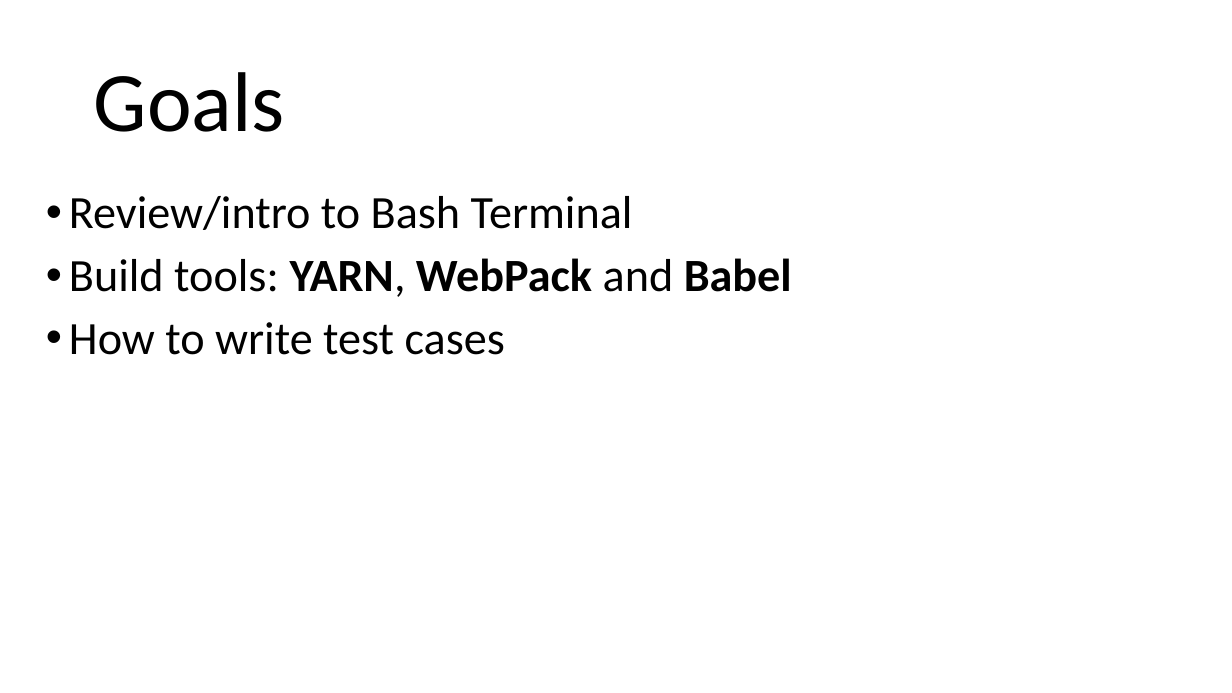
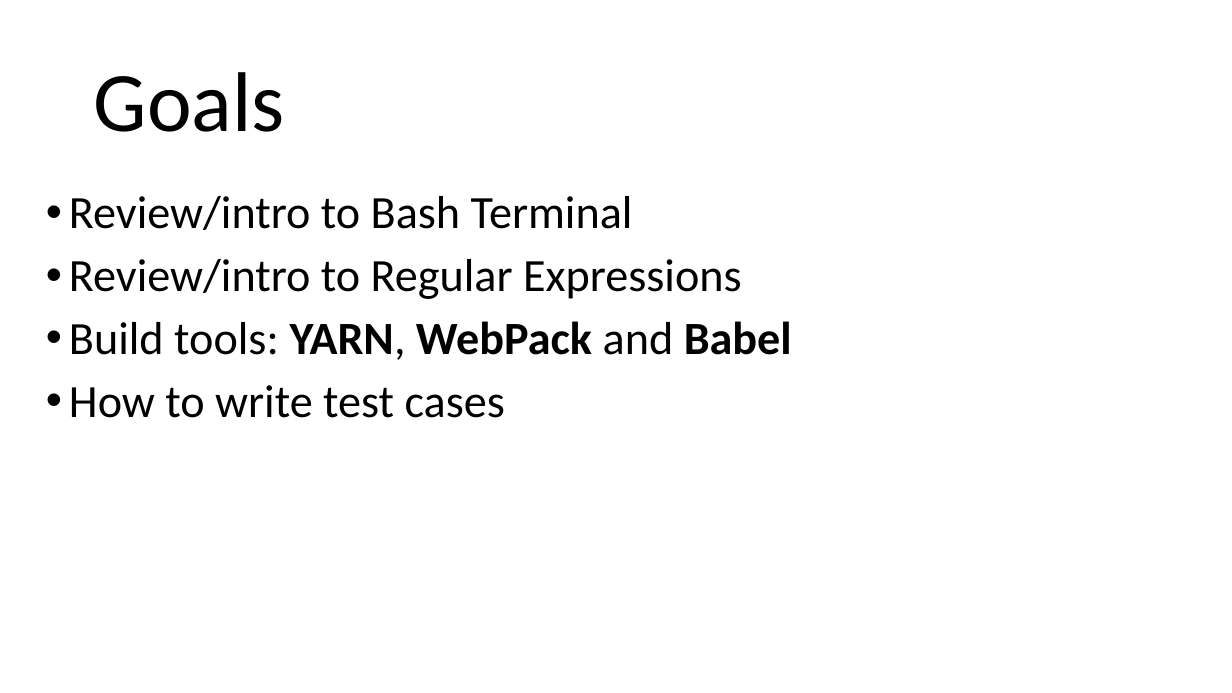
Before and after one commit to arcuri82/web_development_and_api_design, a slide deck: slide 2 of docs/slides/lesson_02.pptx. Drawn at 1232x693 pixels with LibreOffice and Linux fonts; fonts in the diff are those of the drawing. Boxes give left, top, right and bottom in pixels: in the first picture for what was removed or moved away, otherwise in the second. Text is boxed around its words. In the diff, an @@ line names an element or a change of style, - is before the commit and + after.

```diff
--- a/docs/slides/lesson_02.pptx
+++ b/docs/slides/lesson_02.pptx
@@ text at [69,259,742,299]: paragraph added @@
+• Review/intro to Regular Expressions
```
Also in this commit, not shown: 5 other slides changed, 2 slides added.
